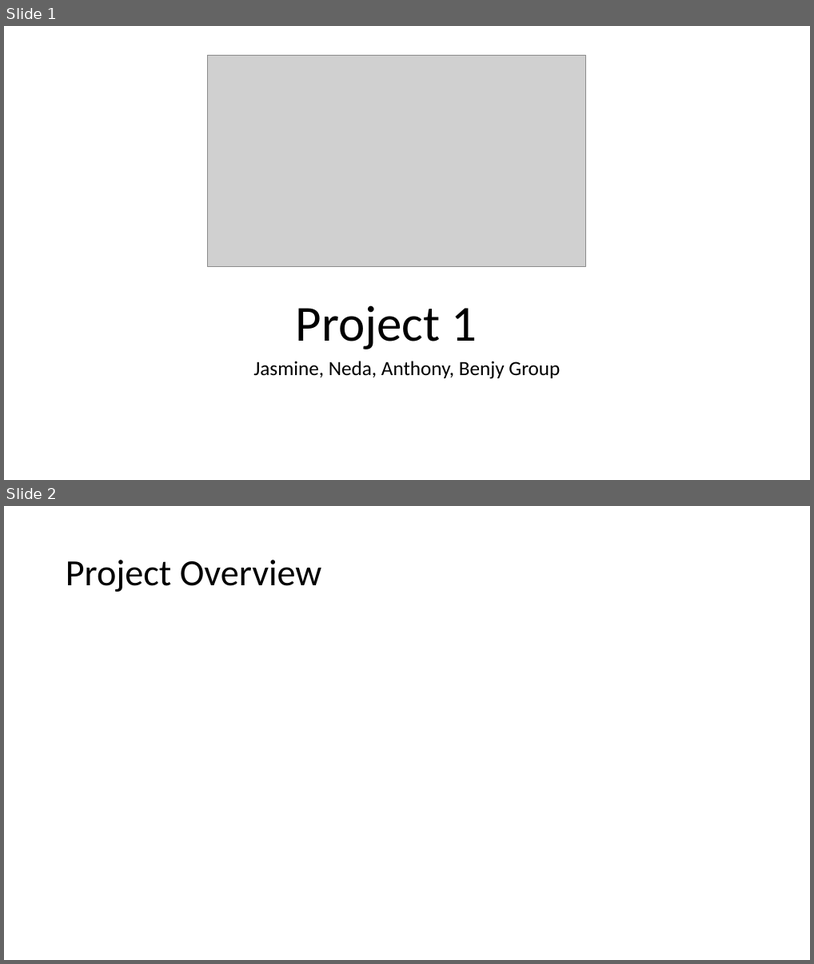
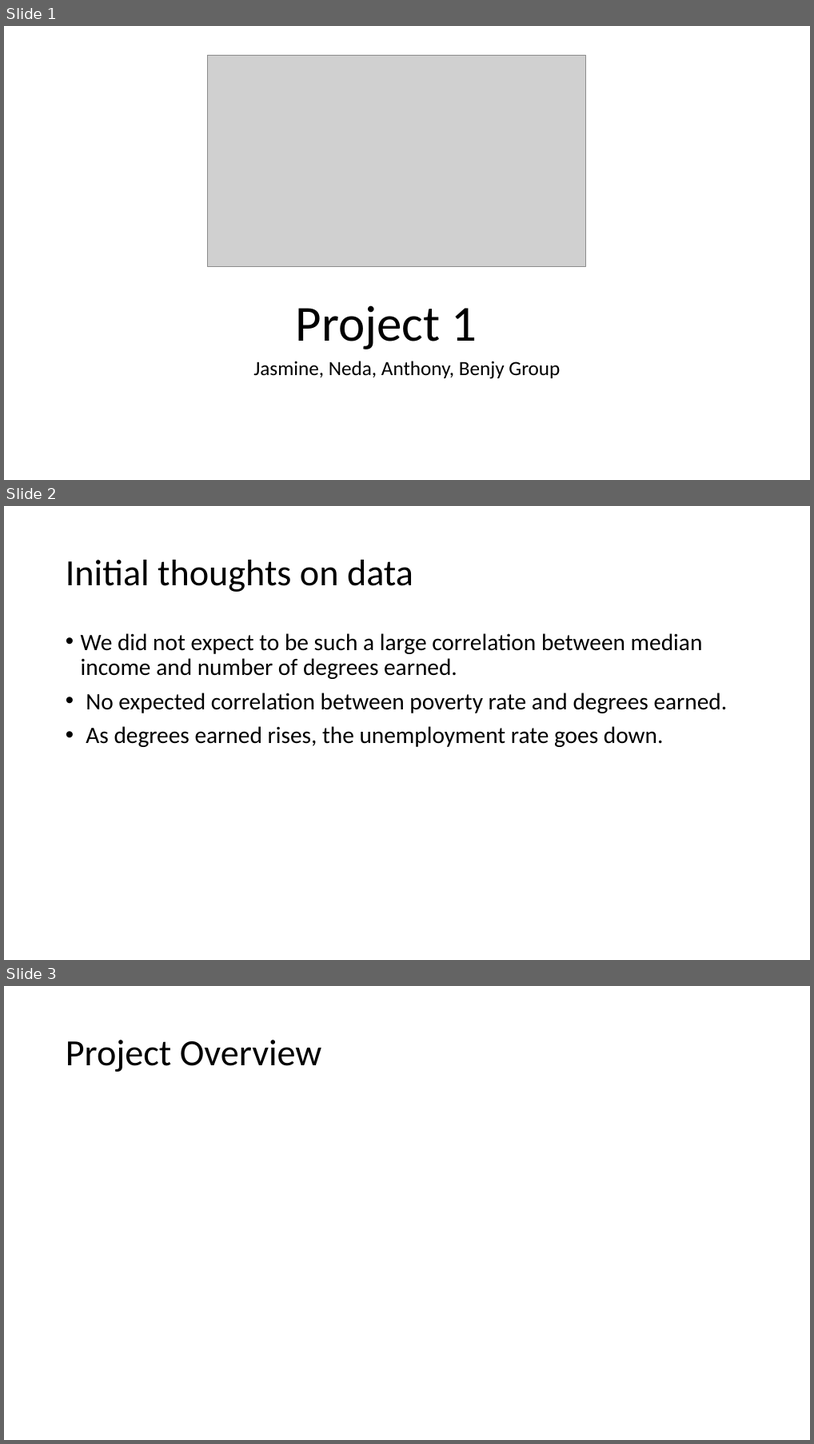
Before and after one commit to AntwonS116/Project-Ohio-College-Analysis, a slide deck: Resources/Project 1 Presentation.pptx. Shown one above the other, each under a label of ours: slides 1 and 2 before the commit, slides 1, 2 and 3 after it. The pictures are 814x964 and 814x1444 pixels, drawn with LibreOffice and Linux fonts; fonts in the diff are those of the drawing; grey boxes stand for pictures. Boxes give left, top, right and bottom in pixels: in the first picture for what was removed or moved away, otherwise in the second. Text is boxed around its words. In the diff, an @@ line names an element or a change of style, - is before the commit and + after.

```diff
--- a/Resources/Project 1 Presentation.pptx
+++ b/Resources/Project 1 Presentation.pptx
@@ slide 2 added at (x1=4, y1=506, x2=810, y2=960), background #FFFFFF @@
@@ title added at (x1=66, y1=560, x2=414, y2=592), 44 pt, text #000000 @@
+Initial thoughts on data
@@ text added at (x1=81, y1=633, x2=728, y2=747), 28 pt, text #000000 @@
+• We did not expect to be such a large correlation between median income and number of degrees earned.
+• No expected correlation between poverty rate and degrees earned.
+• As degrees earned rises, the unemployment rate goes down.
@@ what was slide 2 is now slide 3 @@
```
